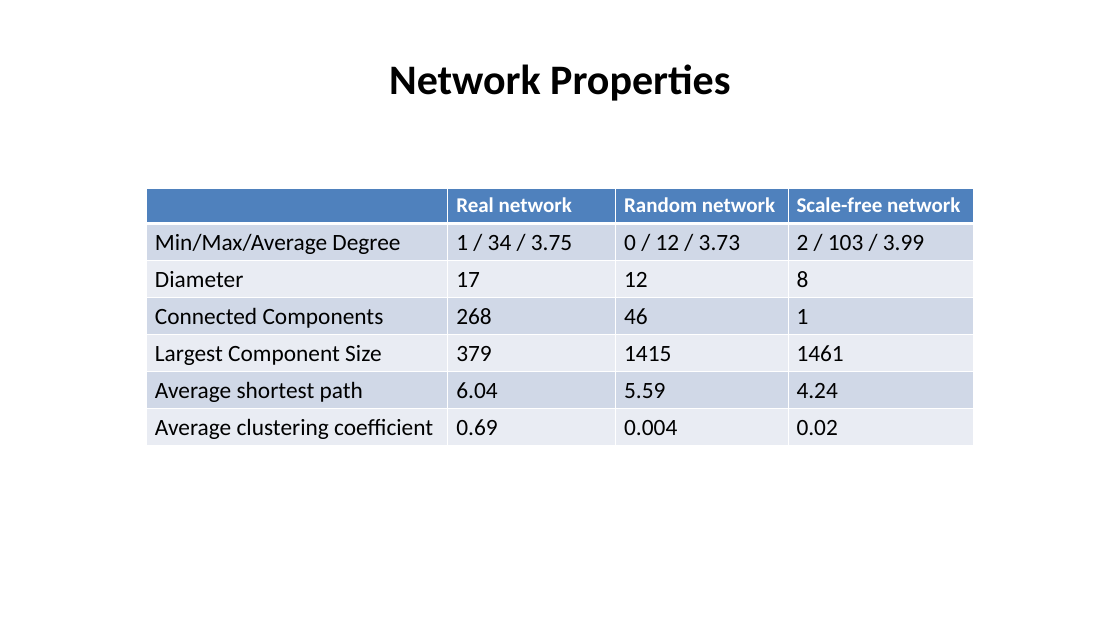
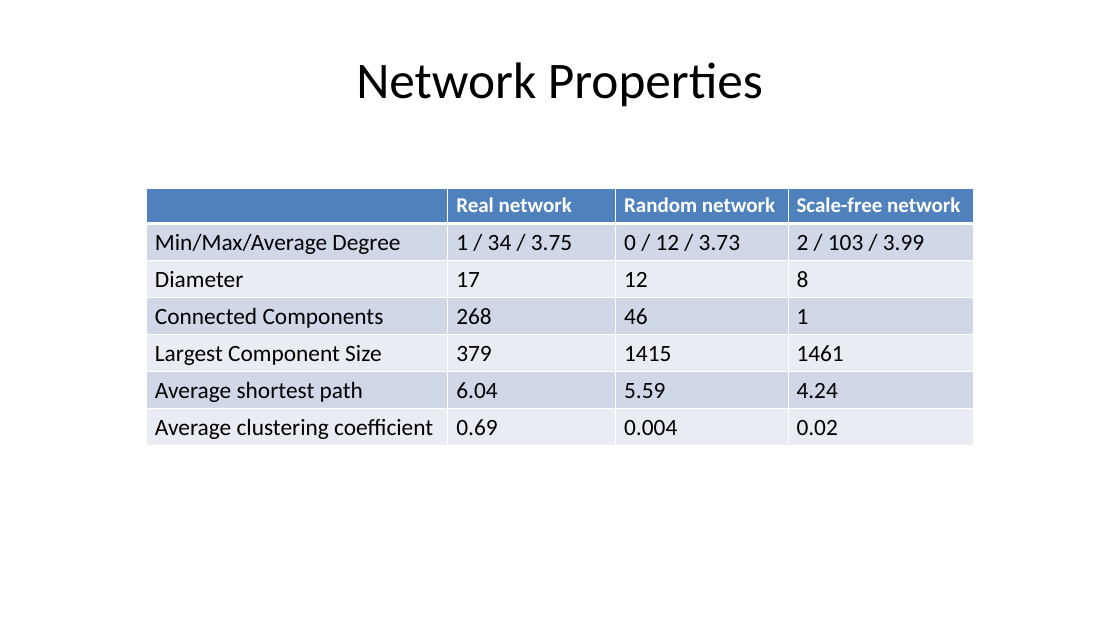
Before and after one commit to cristi-an-pop/graphs, a slide deck: slide 3 of NetworkScience_Presentation.pptx (slide 9 before the commit). Drawn at 1120x630 pixels with LibreOffice and Linux fonts; fonts in the diff are those of the drawing. Boxes give left, top, right and bottom in pixels: in the first picture for what was removed or moved away, otherwise in the second. Text is boxed around its words. In the diff, an @@ line names an element or a change of style, - is before the commit and + after.

```diff
--- a/NetworkScience_Presentation.pptx
+++ b/NetworkScience_Presentation.pptx
@@ title "Network Properties" at (356, 62, 763, 107): size 36 to 44 pt, bold off @@
```
Also in this commit, not shown: 7 other slides changed, 1 slide added, 6 slides removed.
